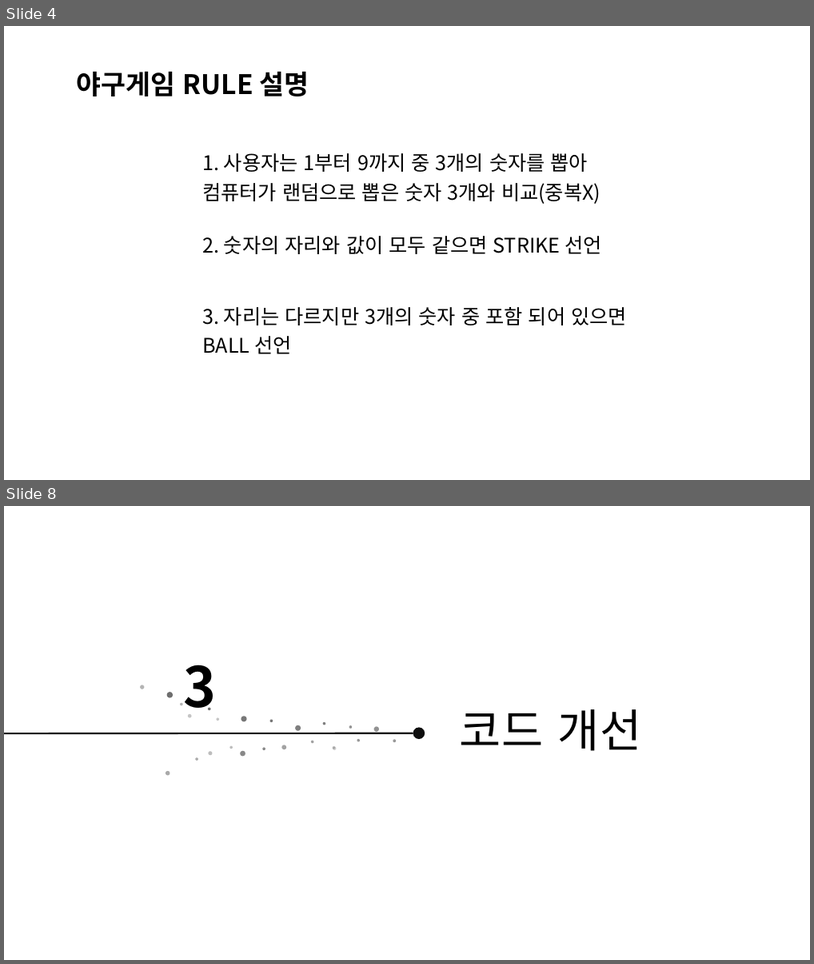
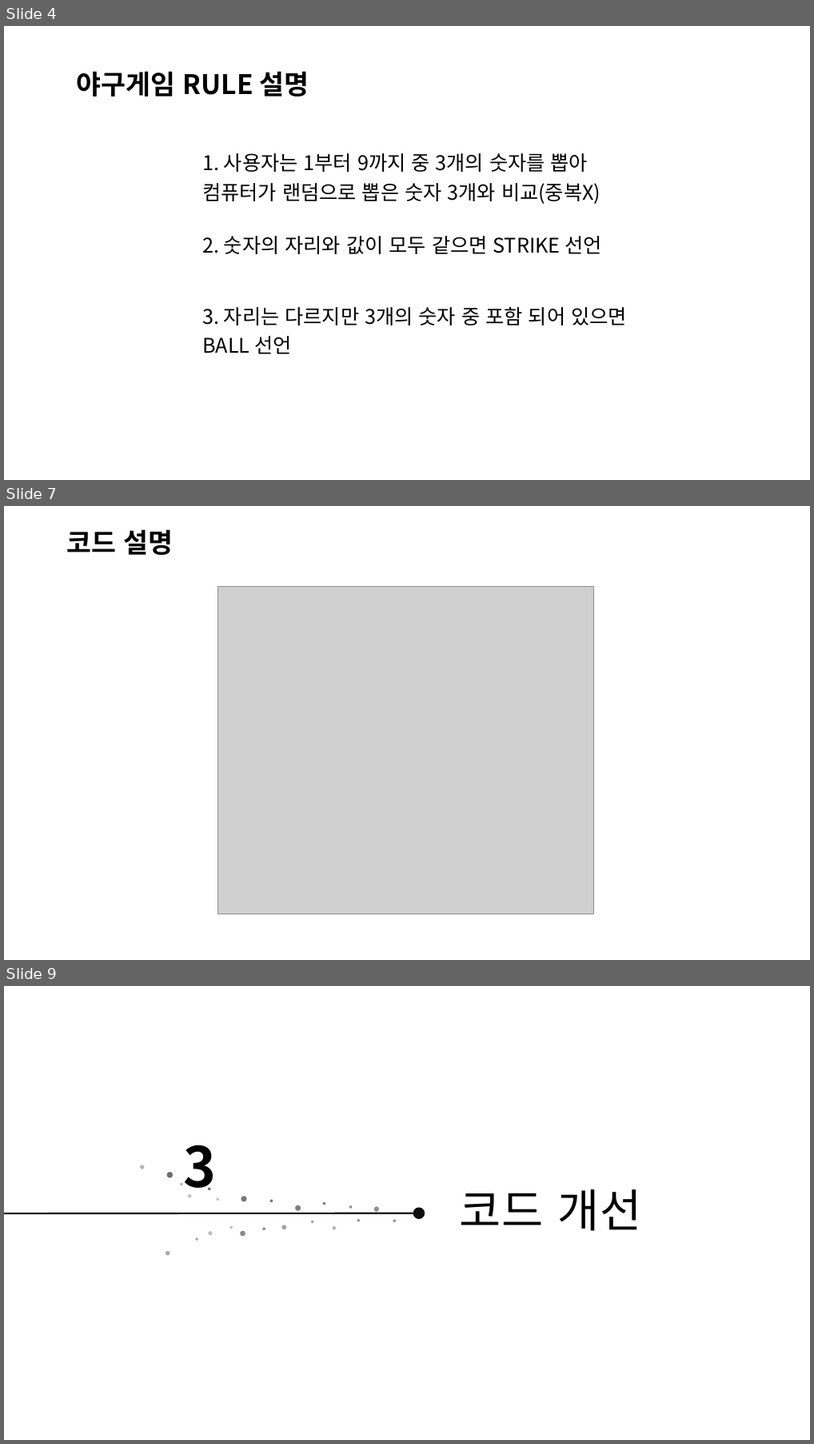
Before and after one commit to aldzl923/C-, a slide deck: Baseball/C++_프로젝트_야구게임.pptx. Shown one above the other, each under a label of ours: slides 4 and 8 before the commit, slides 4, 7 and 9 after it; the slides between them are not shown. The pictures are 814x964 and 814x1444 pixels, drawn with LibreOffice and Linux fonts; fonts in the diff are those of the drawing; grey boxes stand for pictures; background and template pictures are left out. Boxes give left, top, right and bottom in pixels: in the first picture for what was removed or moved away, otherwise in the second. Text is boxed around its words. In the diff, an @@ line names an element or a change of style, - is before the commit and + after.

```diff
--- a/Baseball/C++_프로젝트_야구게임.pptx
+++ b/Baseball/C++_프로젝트_야구게임.pptx
@@ slide 7 added at [4,506,810,960], background picture (left out) @@
@@ text added at [66,530,174,555], 32 pt, text #000000, bold @@
+코드 설명
@@ picture added at [218,587,594,913] @@
@@ what was slide 8 is now slide 9 @@
```
Also in this commit, not shown: 5 slides changed, 1 other file.
